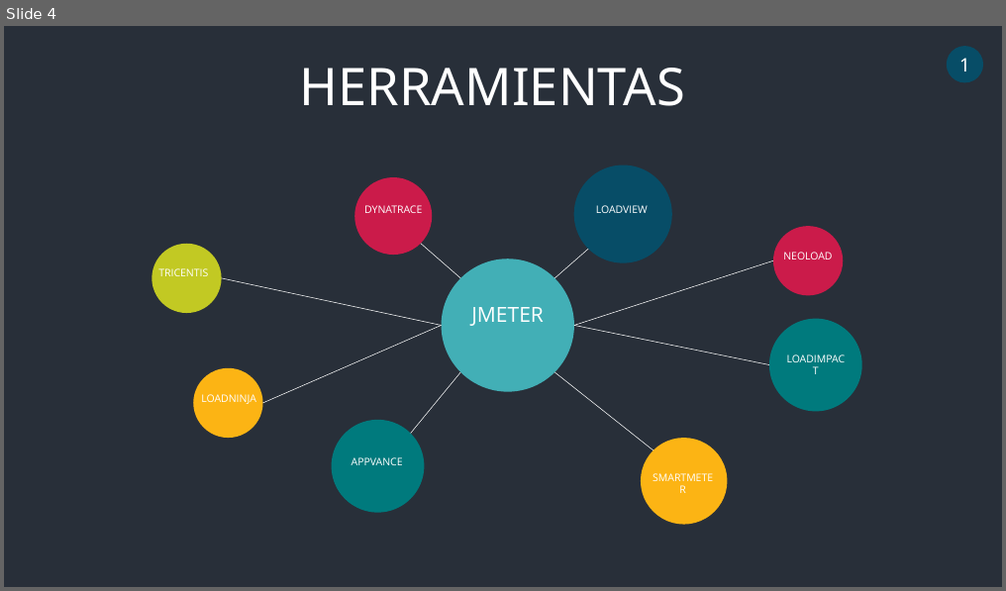
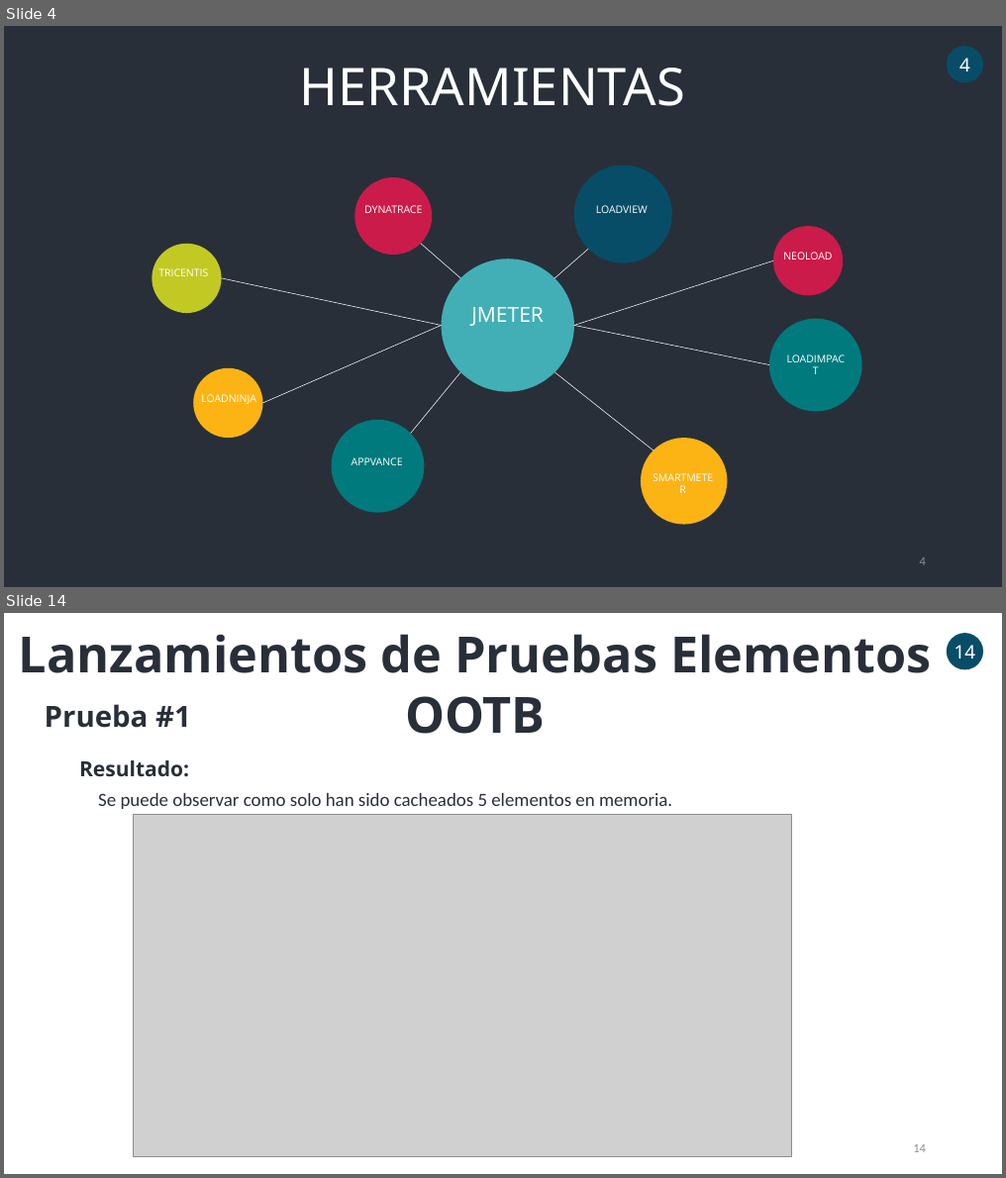
Before and after one commit to dmcisneros/formacion_lug_pruebas_carga, a slide deck: ppt/slides.pptx. Shown one above the other, each under a label of ours: slide 4 before the commit, slides 4 and 14 after it; the slides between them are not shown. The pictures are 1006x591 and 1006x1178 pixels, drawn with LibreOffice and Linux fonts; fonts in the diff are those of the drawing; grey boxes stand for pictures. Boxes give left, top, right and bottom in pixels: in the first picture for what was removed or moved away, otherwise in the second. Text is boxed around its words. In the diff, an @@ line names an element or a change of style, - is before the commit and + after.

```diff
--- a/ppt/slides.pptx
+++ b/ppt/slides.pptx
@@ slide 14 added at box(4, 613, 1002, 1174), background #FFFFFF @@
@@ text added at box(19, 634, 932, 734), 48 pt, text #282F39, bold @@
+Lanzamientos de Pruebas Elementos OOTB
@@ ellipse added at box(946, 633, 983, 669), fill #074D67, 18 pt, text #FFFFFF @@
+14
@@ text added at box(45, 704, 191, 728), 28 pt, text #282F39, bold @@
+Prueba #1
@@ text added at box(79, 761, 189, 777), 20 pt, text #282F39, bold @@
+Resultado:
@@ text added at box(98, 793, 672, 809), 18 pt, text #282F39 @@
+Se puede observar como solo han sido cacheados 5 elementos en memoria.
@@ picture added at box(133, 814, 791, 1157) @@
@@ page number added at box(913, 1145, 926, 1153), 12 pt, text #8E8F91 @@
+14
@@ slide 4 changed as well @@
@@ text in ellipse at box(959, 58, 970, 72): text changed @@
-1
+4
@@ page number added at box(920, 558, 926, 566), 12 pt, text #8E8F91 @@
+4
```
Also in this commit, not shown: 5 other slides changed, 29 other slides added.
